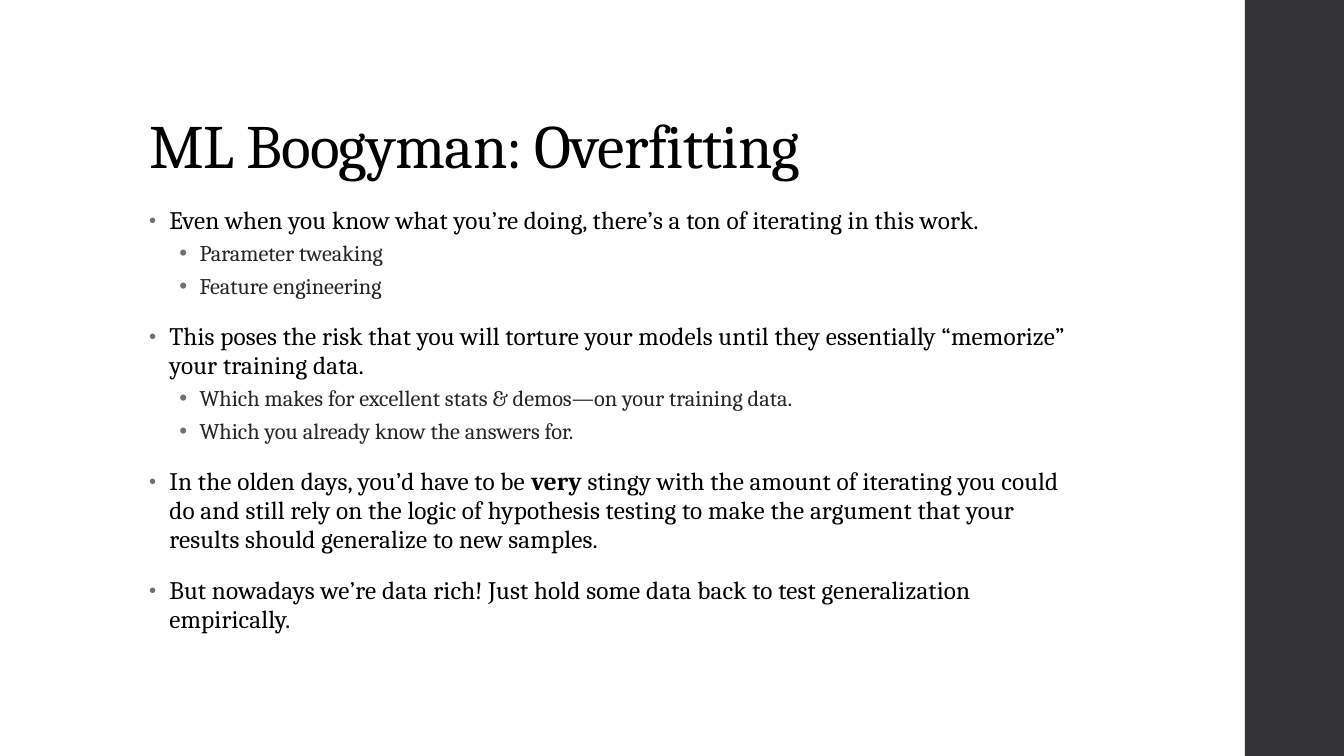
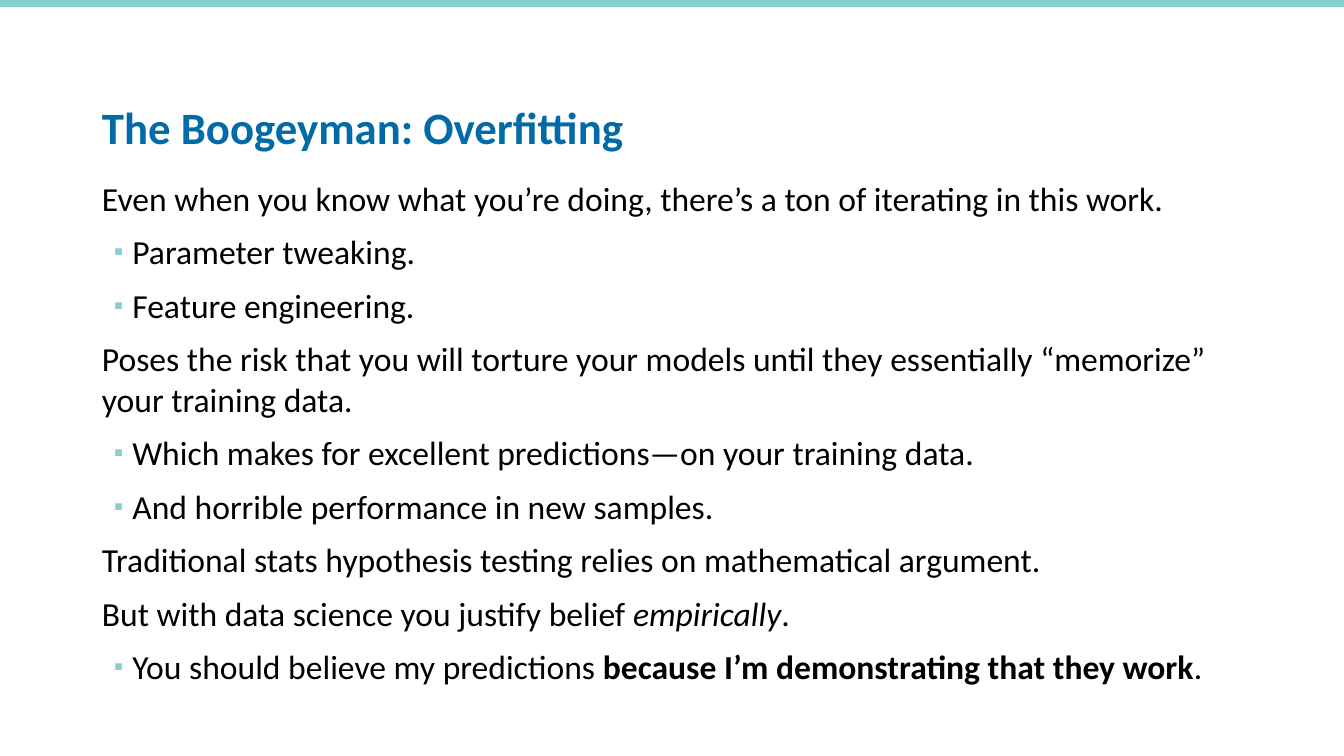
Before and after one commit to rpardee/hcsrn_2019, a slide deck: slide 7 of hcsrn_webinar_diy_analytics.pptx (slide 6 before the commit). Drawn at 1344x756 pixels with LibreOffice and Linux fonts; fonts in the diff are those of the drawing; background and template pictures are left out. Boxes give left, top, right and bottom in pixels: in the first picture for what was removed or moved away, otherwise in the second. Text is boxed around its words. In the diff, an @@ line names an element or a change of style, - is before the commit and + after.

```diff
--- a/hcsrn_webinar_diy_analytics.pptx
+++ b/hcsrn_webinar_diy_analytics.pptx
@@ rectangle added at <box>0,0,1344,7</box>, fill #85CFCD @@
@@ rectangle removed at <box>1245,0,1344,756</box> @@
@@ title at <box>102,112,623,152</box>: text changed; size 44 to 32 pt; font Cambria to Calibri; text colour #000000 to #006BA6; bold on @@
-ML Boogyman: Overfitting
+The Boogeyman: Overfitting
@@ text "Even when you know what ...": place and size @@
-text "Even when you know what ..." at <box>169,211,1064,634</box>
+text "Even when you know what ..." at <box>102,187,1205,685</box>
@@ text at <box>102,187,1163,217</box>: size 18 to 24 pt, font Cambria to Calibri, letter spacing 0.1 to 0 pt in "Even when you know what you’re doing, ..."; bullet • to none; line spacing 0.95 to 1; less space between paragraphs @@
@@ text at <box>102,240,1205,685</box>: text changed; size 18 to 24 pt; font Cambria to Calibri @@
-  • Parameter tweaking
-  • Feature engineering
-• This poses the risk that you will torture your models until they essentially “memorize” your training data.
-  • Which makes for excellent stats & demos—on your training data.
-  • Which you already know the answers for.
-• In the olden days, you’d have to be very stingy with the amount of iterating you could do and still rely on the logic of hypothesis testing to make the argument that your results should generalize to new samples.
-• But nowadays we’re data rich! Just hold some data back to test generalization empirically.
+  ▪ Parameter tweaking.
+  ▪ Feature engineering.
+Poses the risk that you will torture your models until they essentially “memorize” your training data.
+  ▪ Which makes for excellent predictions—on your training data.
+  ▪ And horrible performance in new samples.
+Traditional stats hypothesis testing relies on mathematical argument.
+But with data science you justify belief empirically.
+  ▪ You should believe my predictions because I’m demonstrating that they work.
```
Also in this commit, not shown: 13 other slides changed, 9 slides added, 7 slides removed, 1 other file.
